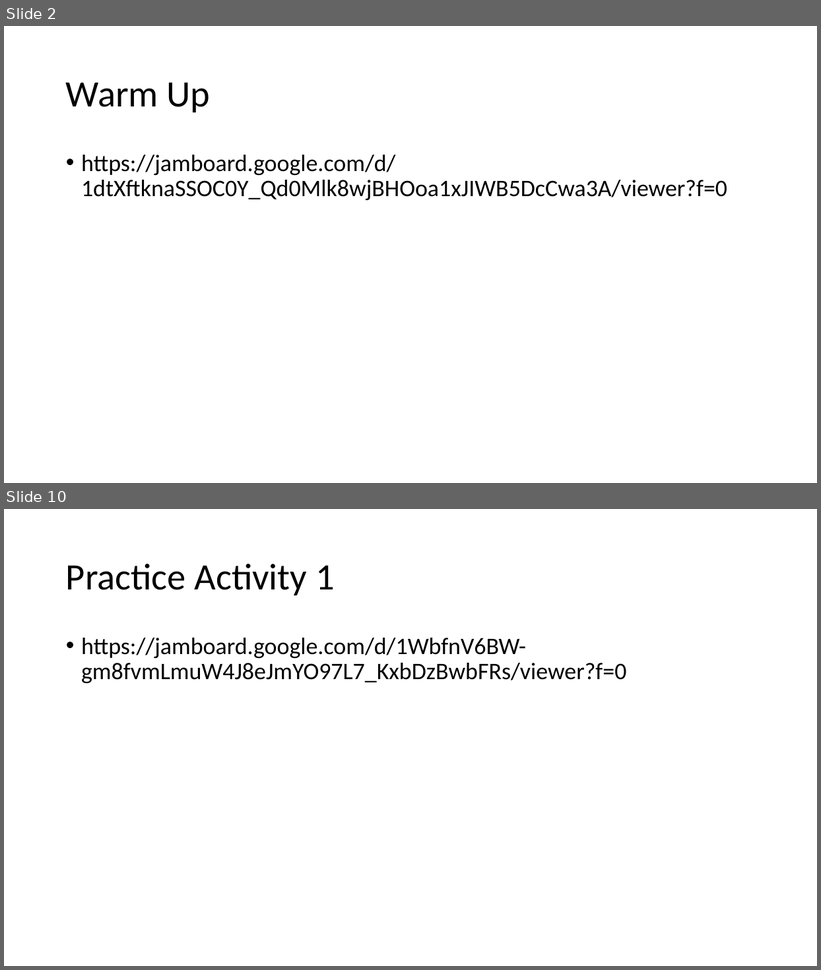
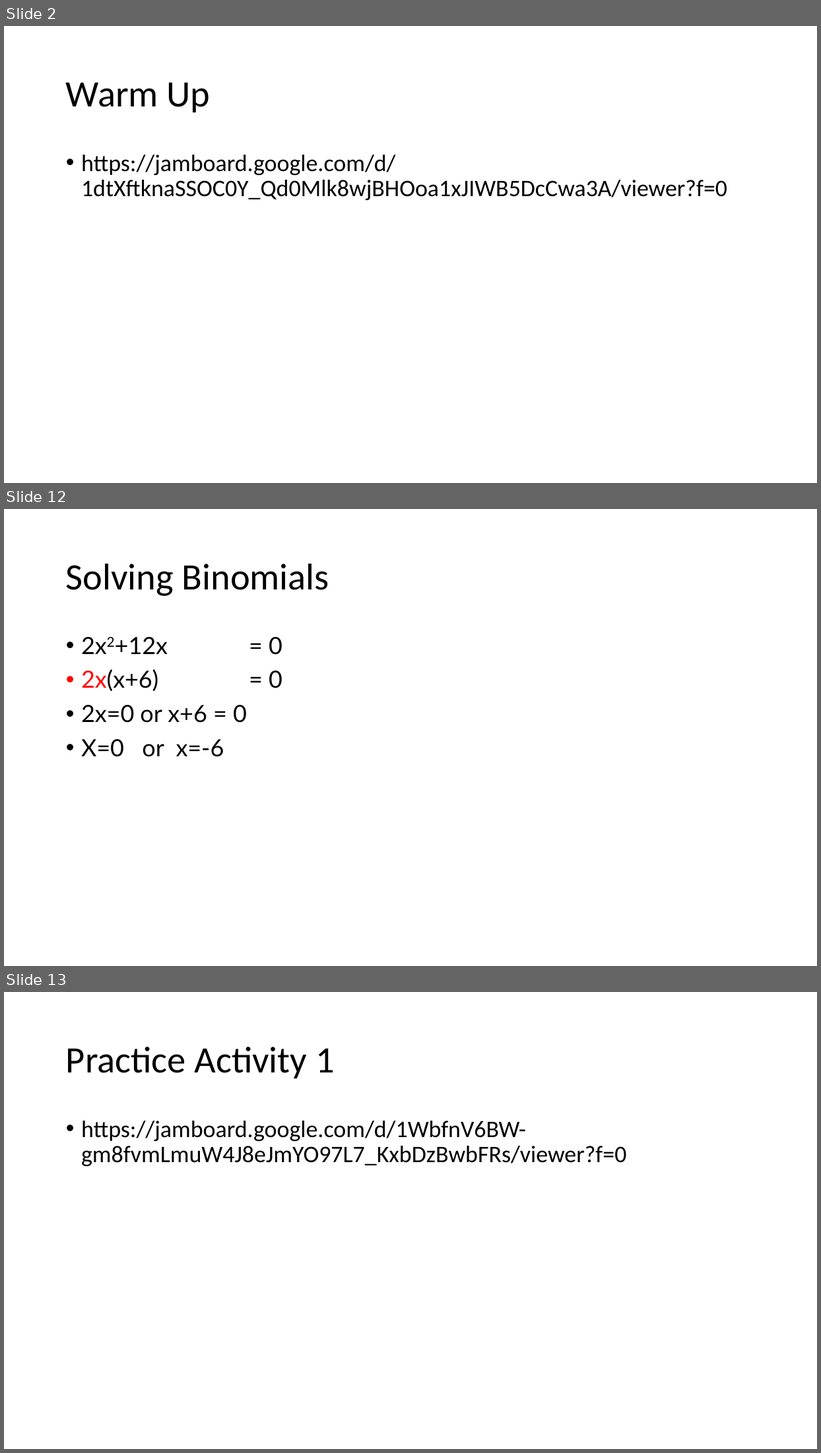
Before and after one commit to millerdoug/notes, a slide deck: MiniLesson.pptx. Shown one above the other, each under a label of ours: slides 2 and 10 before the commit, slides 2, 12 and 13 after it; the slides between them are not shown. The pictures are 821x970 and 821x1453 pixels, drawn with LibreOffice and Linux fonts; fonts in the diff are those of the drawing. Boxes give left, top, right and bottom in pixels: in the first picture for what was removed or moved away, otherwise in the second. Text is boxed around its words. In the diff, an @@ line names an element or a change of style, - is before the commit and + after.

```diff
--- a/MiniLesson.pptx
+++ b/MiniLesson.pptx
@@ slide 12 added at <box>4,509,817,966</box>, background #FFFFFF @@
@@ title added at <box>66,563,329,596</box>, 44 pt, text #000000 @@
+Solving Binomials
@@ text added at <box>81,637,283,757</box>, 28 pt, text #000000 @@
+• 2x2+12x = 0
+• 2x(x+6) = 0
+• 2x=0 or x+6 = 0
+• X=0 or x=-6
@@ what was slide 10 is now slide 13 @@
```
Also in this commit, not shown: 4 slides changed, 5 other slides added, 3 slides removed, 1 other file.
